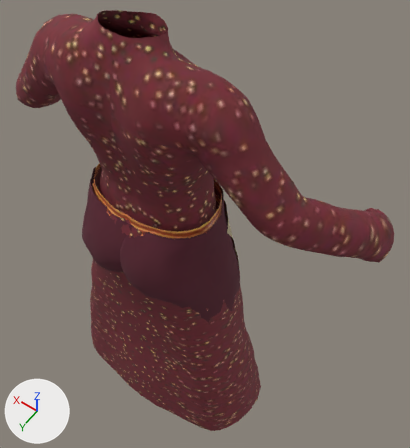
One commit to the glTF model web/film3/parts/outfit_village_woman.glb: the scene before it, then after it.
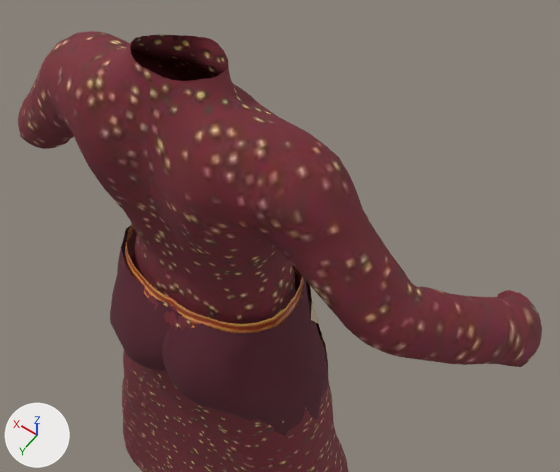
There are two pictures of each version: one whole from a 50 mm lens placed at (1101.093, -338.434, 840.085), pointed at (1101.64, -339.199, 838.882), one close up from a 50 mm lens placed at (1101.154, -338.518, 840.145), pointed at (1101.617, -339.168, 839.124). Arrows for +X, +Y and +Z are at lower left; the lights stay in place. The first two pictures are the older version. Vertices at exactly the same position are counted once.

Names of what the first close-up shows: 'belt.001', 'entari_skirt.001', 'entari_top.001', 'salvar.001' and 1 more.
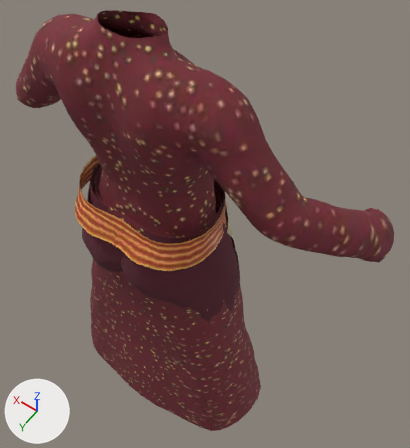
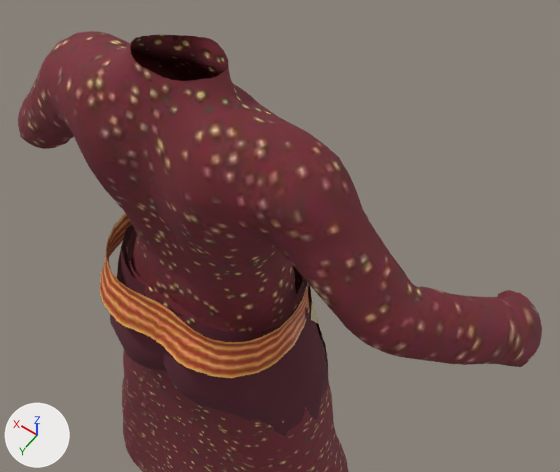
The newer file adds a shape key; the second version is drawn at full value of the shape key 'mac_muscle_lo_m_young' of 'belt.001', and the change is written as the vertex moves it makes.

Edits to the scene script, one JSON object a line:
```json
{"block": "me_belt", "where": "# used by ob_belt_001; location = (0.0, 0.0, 0.0)"}
{"op": "remove", "block": "me_belt", "code": "me_belt.from_pydata(...)  # 300 vertices, 421 faces; spans x 1101.514..1101.849, y -339.188..-338.941, z 839.054..839.128"}
{"op": "add", "block": "me_belt", "code": "me_belt.from_pydata(...)  # 300 vertices, 421 faces; spans x 1101.499..1101.864, y -339.215..-338.906, z 839.037..839.134"}
{"block": "me_belt", "change": "me_belt part 1: 300 of 300 vertices moved; they spanned x 1101.514..1101.849, y -339.188..-338.941, z 839.054..839.128 and now span x 1101.499..1101.864, y -339.215..-338.906, z 839.037..839.134; mean shift (0.0, 0.008, -0.003)"}
```

Boxes (x1, y1, x2, y2) around the edits, measured in the close-ups (560 x 472 px):
```json
{"object": "belt.001", "change": "reshaped", "before": [123, 225, 304, 333], "after": [100, 213, 309, 378]}
```
